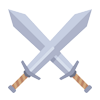
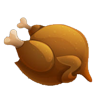
Two versions of the same layered image (100×100). Layer-by-layer changes:
added layer "Слой 6" above "Слой 5" over [3,17,93,86]
hid "Слой 5" over [8,9,92,93]
